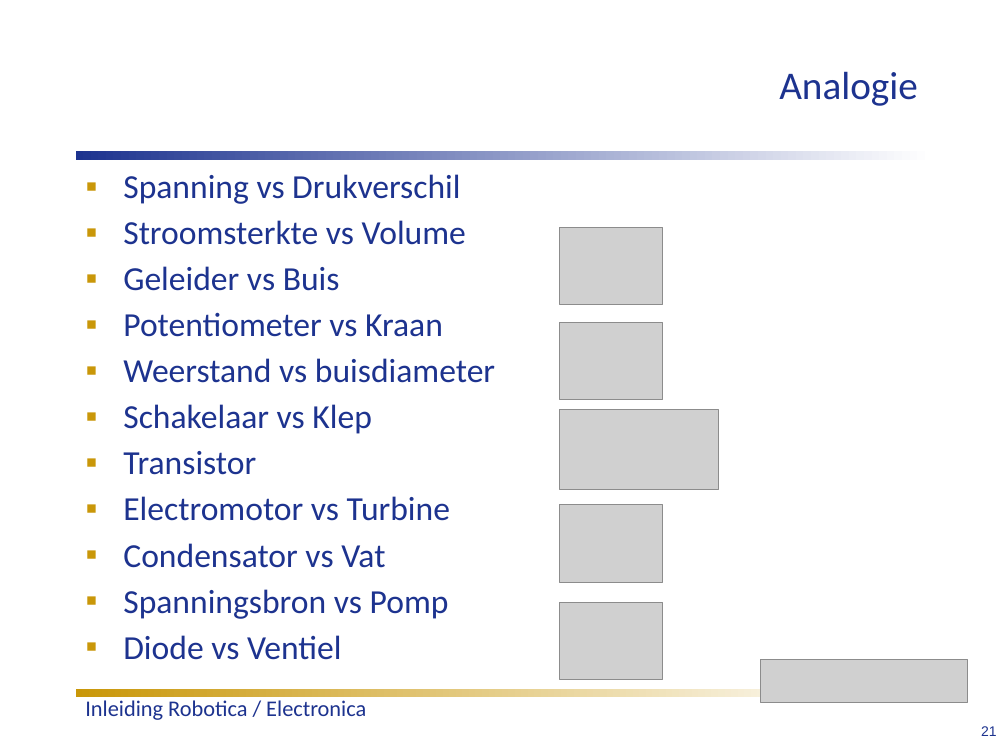
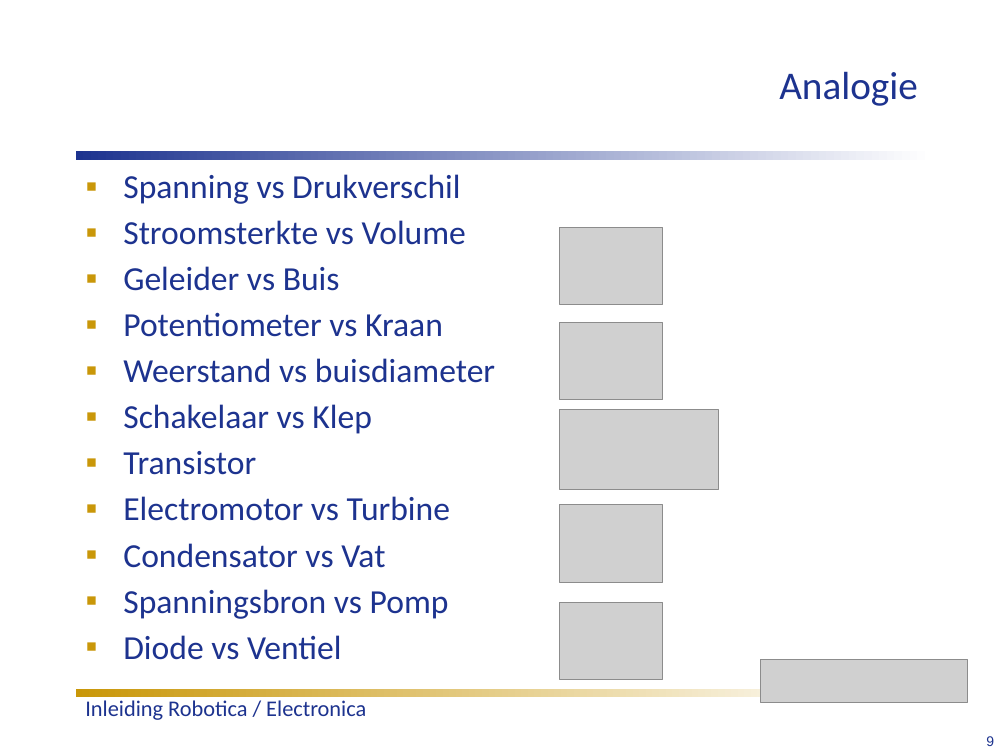
Before and after one commit to humiq/Greendevelopment, a slide deck: slide 9 of trunk/documents/Colleges/ISIROB College 1.ppt. Drawn at 1008x756 pixels with LibreOffice and Linux fonts; fonts in the diff are those of the drawing; grey boxes stand for pictures. Boxes give left, top, right and bottom in pixels: in the first picture for what was removed or moved away, otherwise in the second. Text is boxed around its words. In the diff, an @@ line names an element or a change of style, - is before the commit and + after.

```diff
--- a/trunk/documents/Colleges/ISIROB College 1.ppt
+++ b/trunk/documents/Colleges/ISIROB College 1.ppt
@@ text removed at (981, 726, 997, 736) @@
-21
@@ page number added at (986, 736, 994, 746), 10 pt, text #1D338F @@
+9
```
Also in this commit, not shown: 24 other slides changed.
